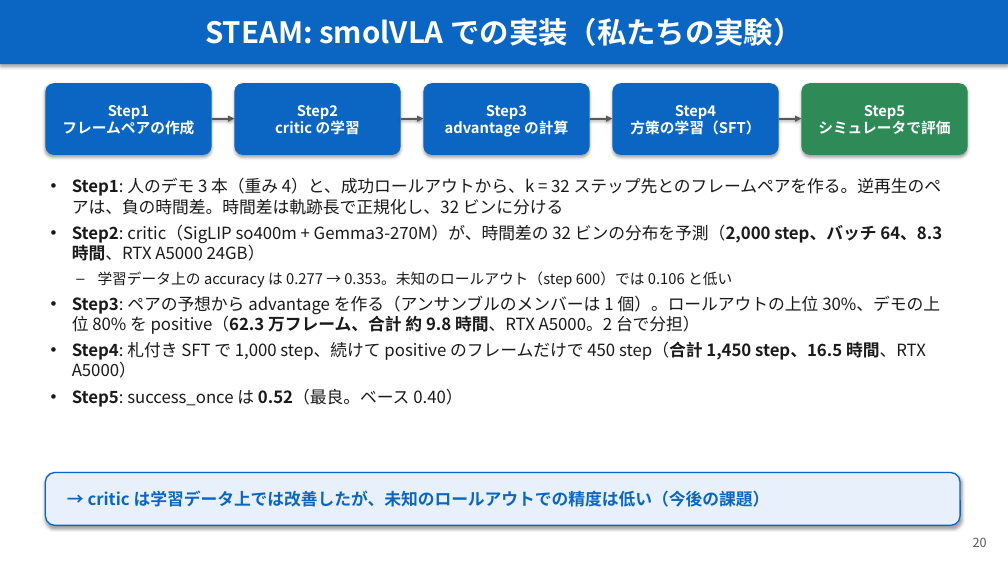
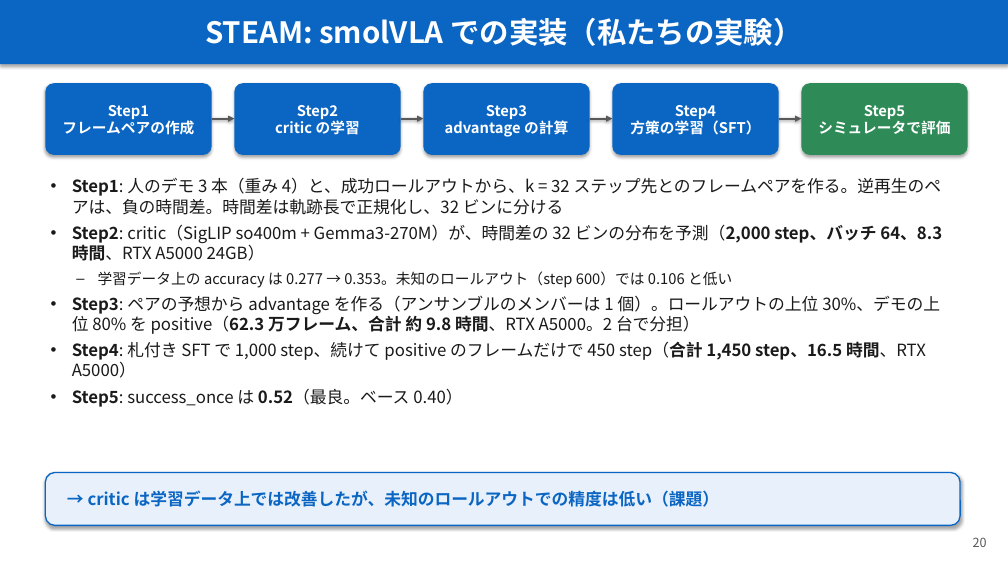
Before and after one commit to Junhand/libero_RL, a slide deck: slide 20 of docs/RECAP_STEAM_RLToken.pptx. Drawn at 1008x567 pixels with LibreOffice and Linux fonts; fonts in the diff are those of the drawing. Boxes give left, top, right and bottom in pixels: in the first picture for what was removed or moved away, otherwise in the second. Text is boxed around its words. In the diff, an @@ line names an element or a change of style, - is before the commit and + after.

```diff
--- a/docs/RECAP_STEAM_RLToken.pptx
+++ b/docs/RECAP_STEAM_RLToken.pptx
@@ text in rounded rectangle at bbox=[88, 490, 720, 507]: text changed @@
-→ critic は学習データ上では改善したが、未知のロールアウトでの精度は低い（今後の課題）
+→ critic は学習データ上では改善したが、未知のロールアウトでの精度は低い（課題）
```
Also in this commit, not shown: 1 other slide changed, 1 other file.
